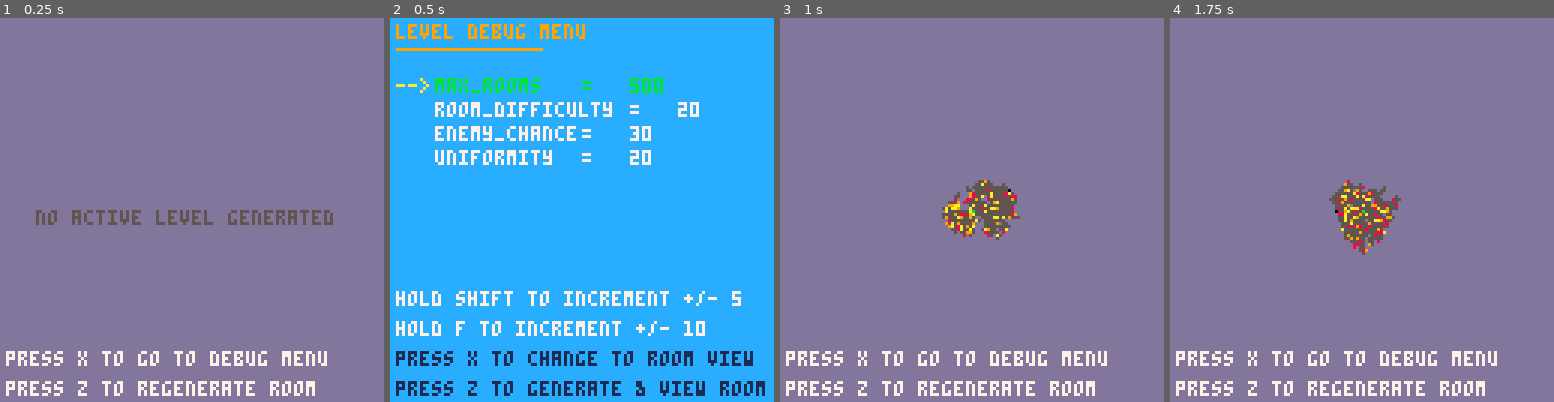
Above: before the commit, frames 1-4 (left to right).
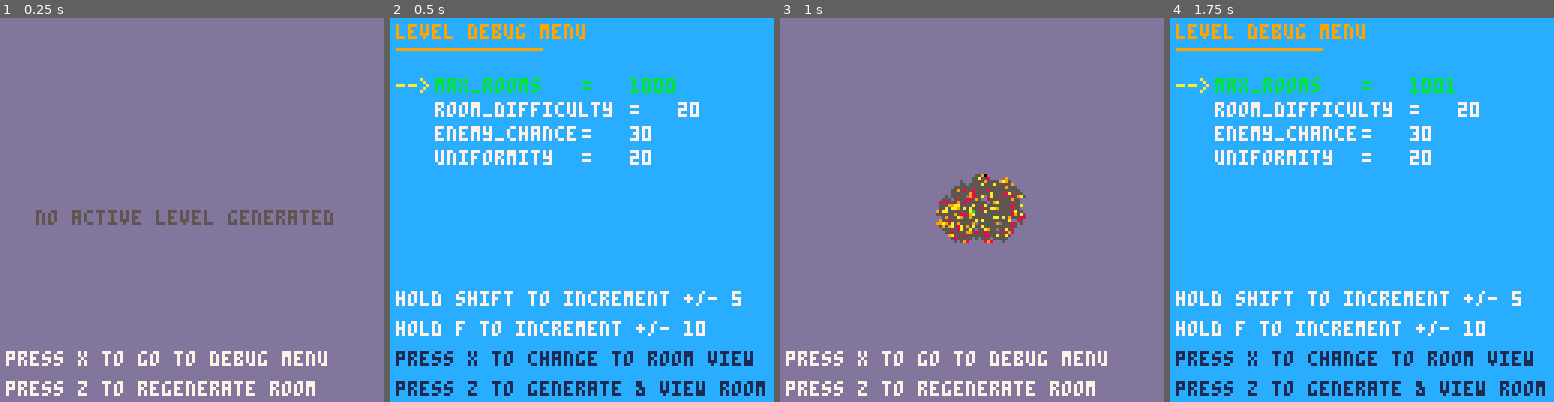
Above: after the commit, the same moments.

Repository: robertvargas-irq/gamedev-pico8-game-source
Game: PICO-8 cartridge apocalypse_couriers.p8
Same seed, same stepped clock (60 frames per second), same inputs: the game is played once before the commit and once after it.
Inputs:
- Up to frame 1 (0.25 s): no input
- Up to frame 2 (0.5 s): tap X (X key) at 0.33 s
- Up to frame 3 (1 s): tap O (Z key) at 0.7 s
- Up to frame 4 (1.75 s): tap X (X key) at 1.07 s; hold Right from 1.6 s (still down); tap O (Z key) at 1.7 s

Frame 1 is identical in both runs. In frame 2, 0.1% of the frame differs, in the area x 62-75%, y 15-20%; in frame 3, 1.2%; in frame 4, 100%, in the area x 0-100%, y 0-100%.

Commit message:
Start screen in main_menu

Diff:
--- a/globals.lua
+++ b/globals.lua
@@ -6,10 +6,10 @@
     btn_z=4,
     btn_x=5,
     camera_size=128,
-    screen=999, -- 0: main_menu | 1: level | 999: debug_levels
+    screen=0, -- 0: main_menu | 1: level | 999: debug_levels
 
     -- level generation
-    max_rooms=500,
+    max_rooms=1000,
     difficulty=30,
     enemy_chance=30,
     room_difficulty=20,
